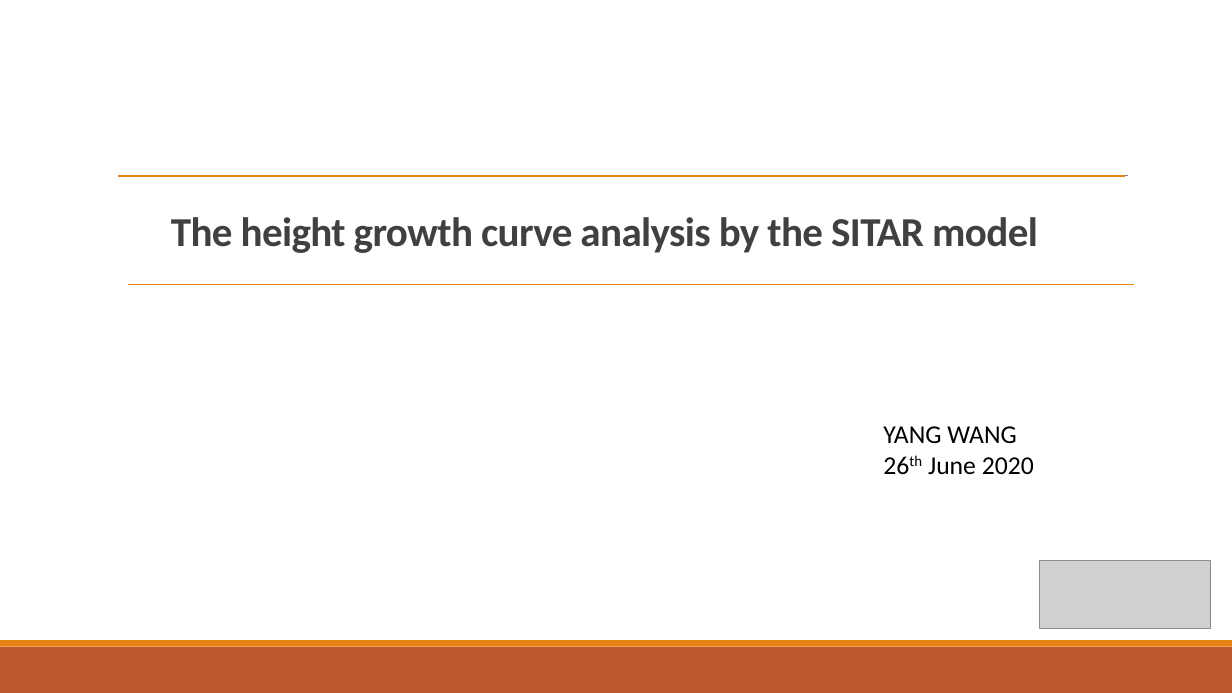
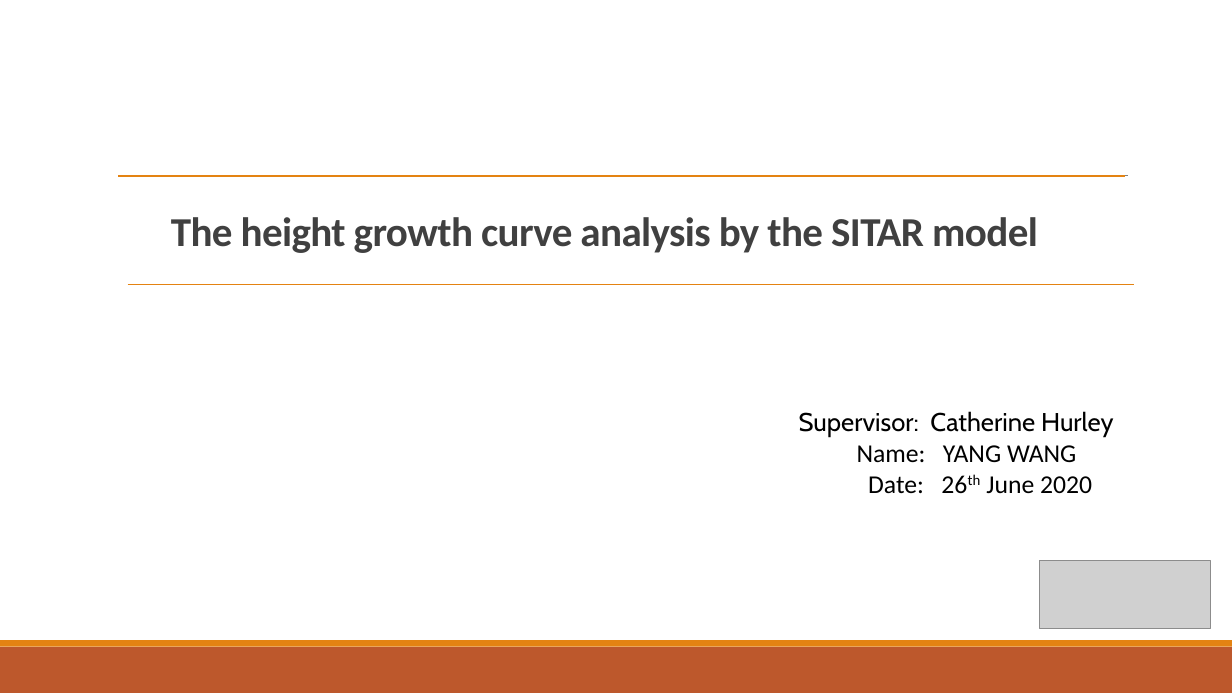
Before and after one commit to wangyang325/ST606, a slide deck: slide 1 of ST606_Presentation_YangWang.pptx. Drawn at 1232x693 pixels with LibreOffice and Linux fonts; fonts in the diff are those of the drawing; grey boxes stand for pictures. Boxes give left, top, right and bottom in pixels: in the first picture for what was removed or moved away, otherwise in the second. Text is boxed around its words. In the diff, an @@ line names an element or a change of style, - is before the commit and + after.

```diff
--- a/ST606_Presentation_YangWang.pptx
+++ b/ST606_Presentation_YangWang.pptx
@@ text at bbox=[799, 411, 1114, 493]: text changed @@
-YANG WANG
-26th June 2020
+Supervisor: Catherine Hurley
+Name: YANG WANG
+Date: 26th June 2020
```
Also in this commit, not shown: 3 other slides changed, 3 slides added, 3 other files.
